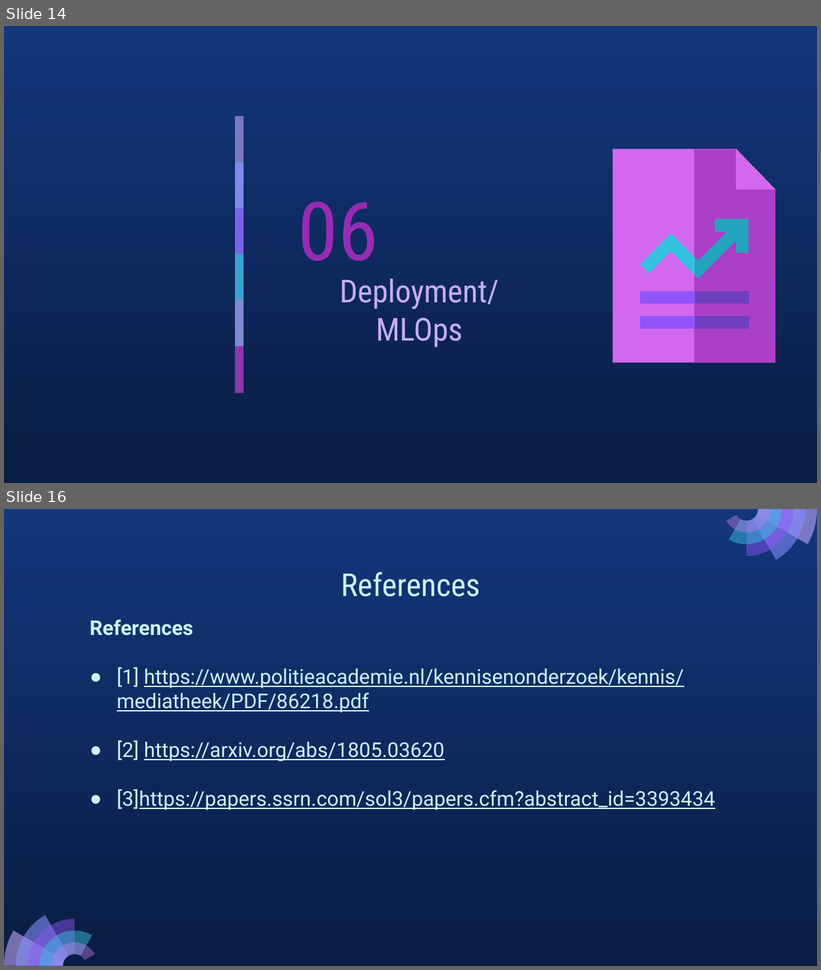
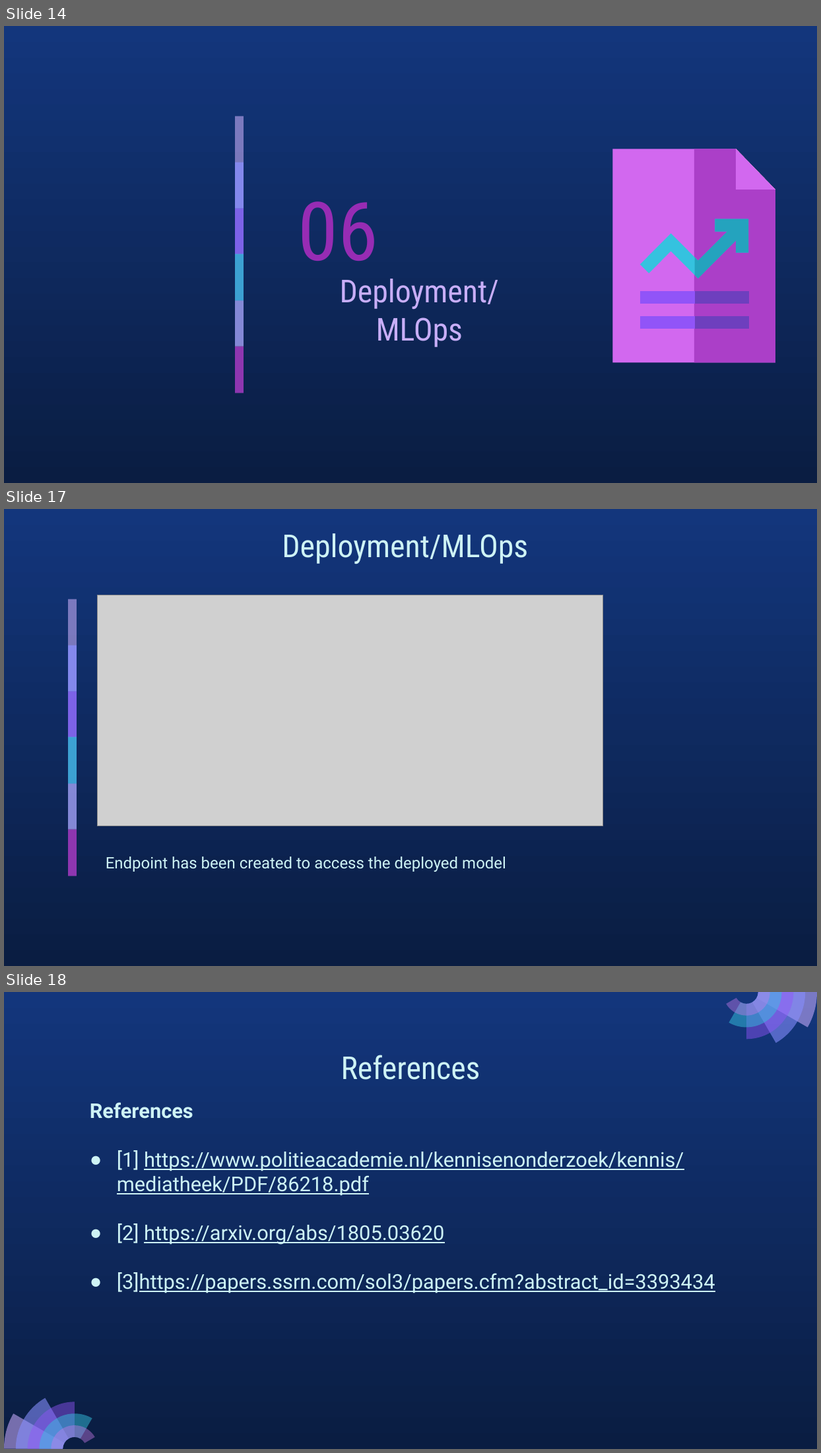
Before and after one commit to Anupama-sjsu/DataMining_FinalProject, a slide deck: Documentation/final_slide_deck.pptx. Shown one above the other, each under a label of ours: slides 14 and 16 before the commit, slides 14, 17 and 18 after it; the slides between them are not shown. The pictures are 821x970 and 821x1453 pixels, drawn with LibreOffice and Linux fonts; fonts in the diff are those of the drawing; grey boxes stand for pictures. Boxes give left, top, right and bottom in pixels: in the first picture for what was removed or moved away, otherwise in the second. Text is boxed around its words. In the diff, an @@ line names an element or a change of style, - is before the commit and + after.

```diff
--- a/Documentation/final_slide_deck.pptx
+++ b/Documentation/final_slide_deck.pptx
@@ slide 17 added at (x1=4, y1=509, x2=817, y2=966), background gradient #13367C to #0A1D42 @@
@@ title added at (x1=282, y1=533, x2=528, y2=564), 28 pt, text #CEF3F5 @@
+Deployment/MLOps
@@ picture added at (x1=98, y1=595, x2=603, y2=826) @@
@@ group added at (x1=68, y1=599, x2=77, y2=877): 6 rectangles @@
@@ text added at (x1=106, y1=857, x2=506, y2=872), 14 pt, text #CEF3F5 @@
+Endpoint has been created to access the deployed model
@@ what was slide 16 is now slide 18 @@
```
Also in this commit, not shown: 2 other slides added, 1 slide removed, 1 other file.
